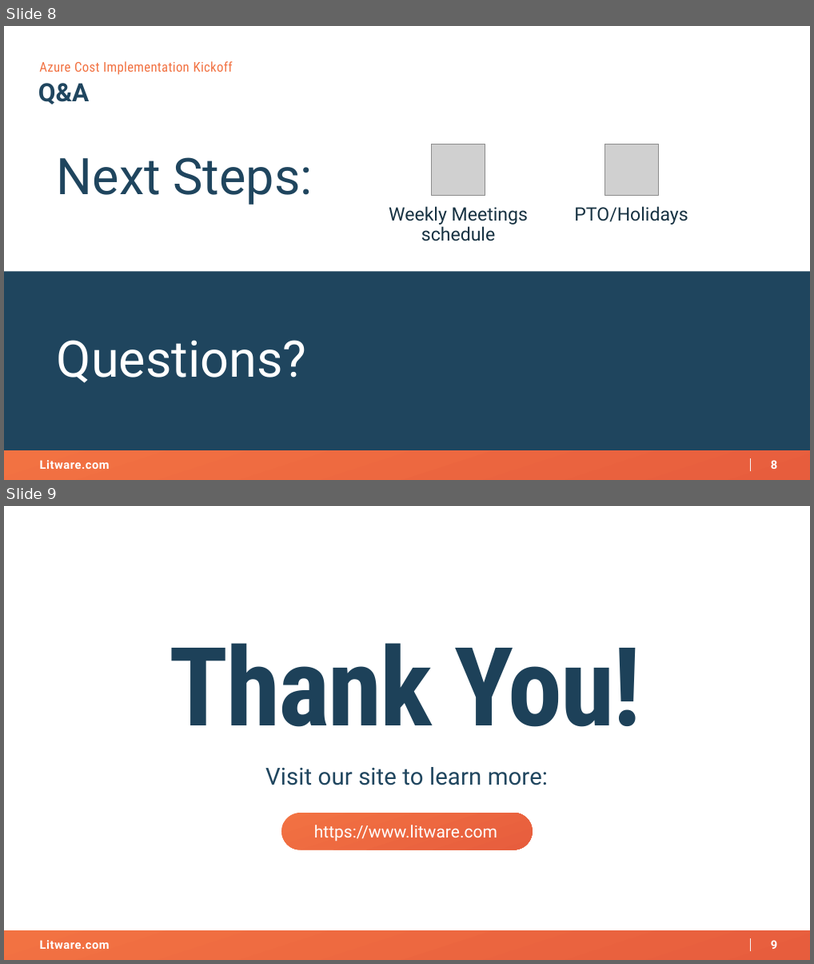
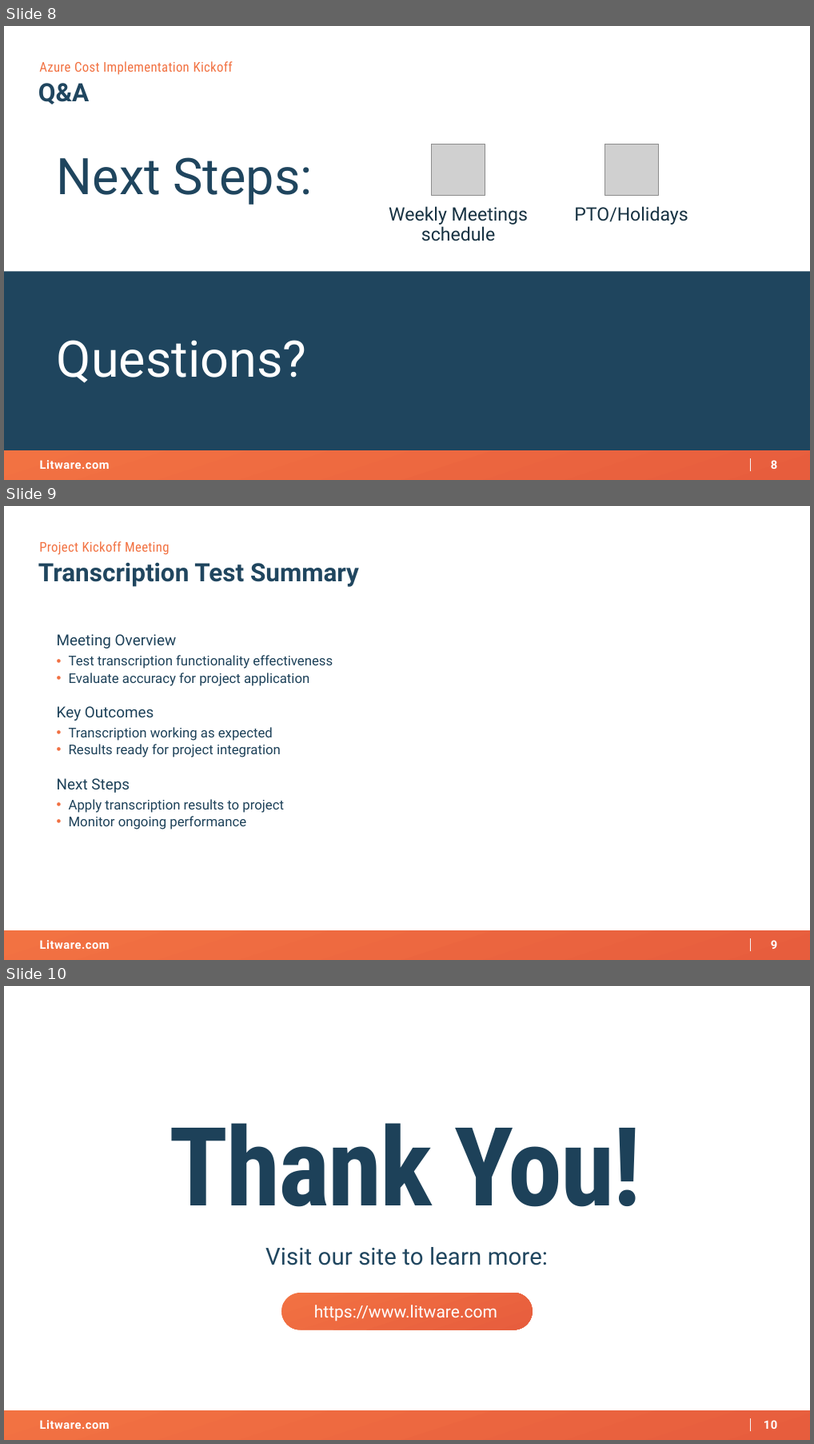
Before and after one commit to AKercha1/justtemporary, a slide deck: someproject/artifacts/kickoff-deck.pptx. Shown one above the other, each under a label of ours: slides 8 and 9 before the commit, slides 8, 9 and 10 after it. The pictures are 814x964 and 814x1444 pixels, drawn with LibreOffice and Linux fonts; fonts in the diff are those of the drawing; grey boxes stand for pictures; background and template pictures are left out. Boxes give left, top, right and bottom in pixels: in the first picture for what was removed or moved away, otherwise in the second. Text is boxed around its words. In the diff, an @@ line names an element or a change of style, - is before the commit and + after.

Commit message:
[someproject] Update artifacts/kickoff-deck.pptx

```diff
--- a/someproject/artifacts/kickoff-deck.pptx
+++ b/someproject/artifacts/kickoff-deck.pptx
@@ slide 9 added at bbox=[4, 506, 810, 960], background #FFFFFF; not listed: 4 template elements that a slide beside it also shows @@
@@ text added at bbox=[39, 541, 169, 555], 16 pt, text #F27242 @@
+Project Kickoff Meeting
@@ text added at bbox=[38, 562, 359, 587], 30 pt, text #20465F, bold @@
+Transcription Test Summary
@@ text added at bbox=[57, 634, 333, 829], 16 pt, text #1D4159 @@
+Meeting Overview
+• Test transcription functionality effectiveness
+• Evaluate accuracy for project application
+Key Outcomes
+• Transcription working as expected
+• Results ready for project integration
+Next Steps
+• Apply transcription results to project
+• Monitor ongoing performance
@@ what was slide 9 is now slide 10 @@
@@ page number at bbox=[764, 1420, 778, 1428]: text changed @@
-9
+10
```
